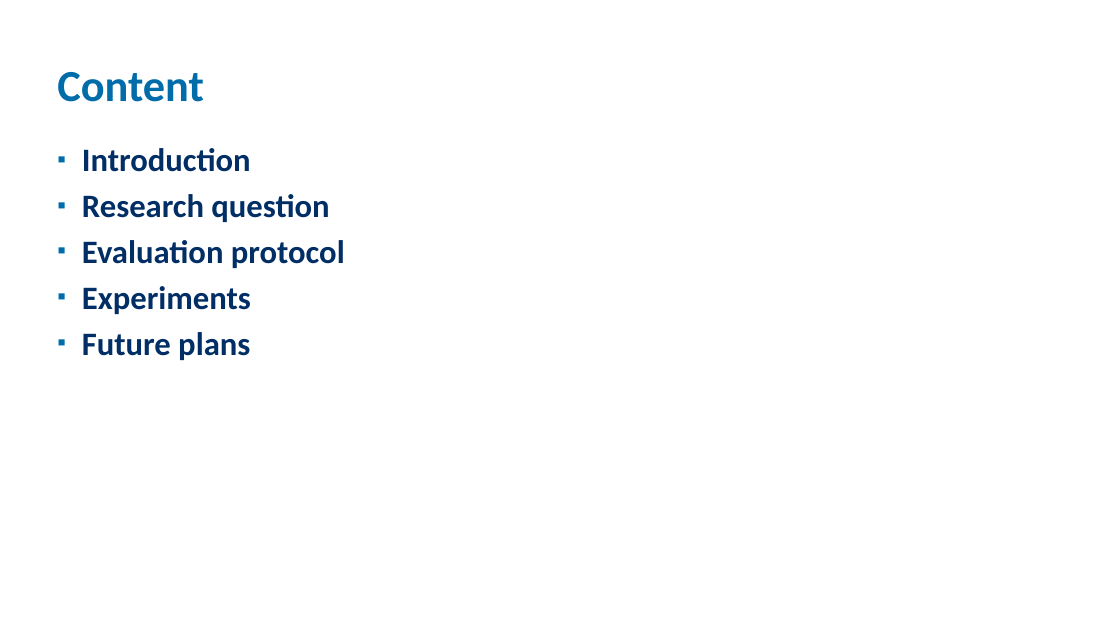
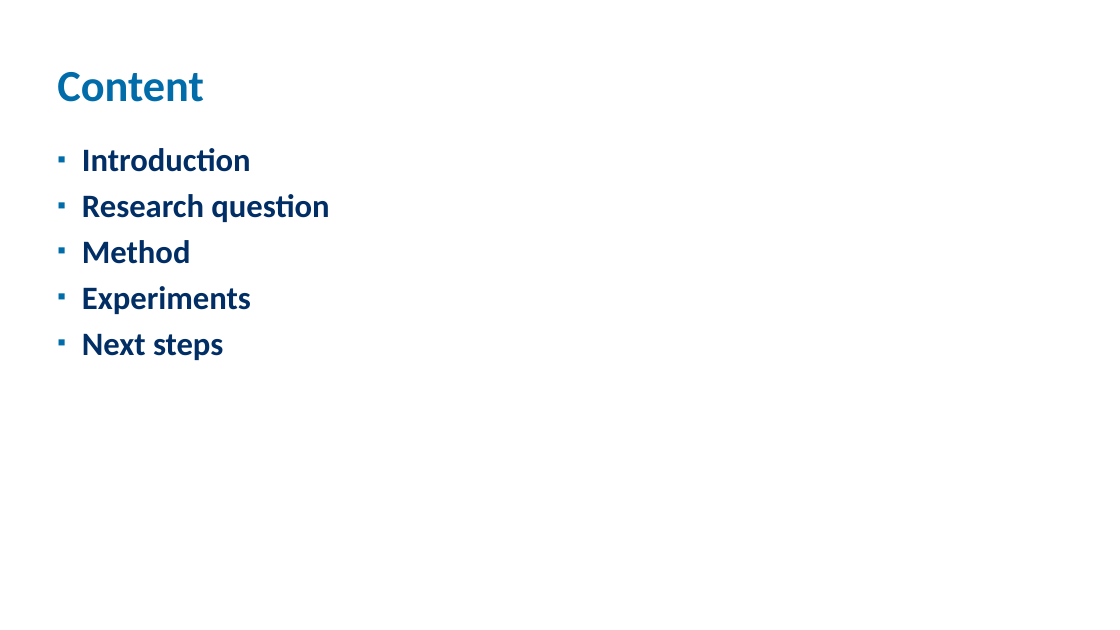
Before and after one commit to goemaereg/thesis, a slide deck: slide 2 of docs/pres_midterm.pptx. Drawn at 1120x630 pixels with LibreOffice and Linux fonts; fonts in the diff are those of the drawing; background and template pictures are left out. Boxes give left, top, right and bottom in pixels: in the first picture for what was removed or moved away, otherwise in the second. Text is boxed around its words. In the diff, an @@ line names an element or a change of style, - is before the commit and + after.

```diff
--- a/docs/pres_midterm.pptx
+++ b/docs/pres_midterm.pptx
@@ text at box(82, 240, 191, 264): text changed @@
-▪ Evaluation protocol
+▪ Method
@@ text at box(82, 333, 223, 360): text changed @@
-▪ Future plans
+▪ Next steps
```
Also in this commit, not shown: 1 other slide changed, 2 slides removed, 1 other file.
